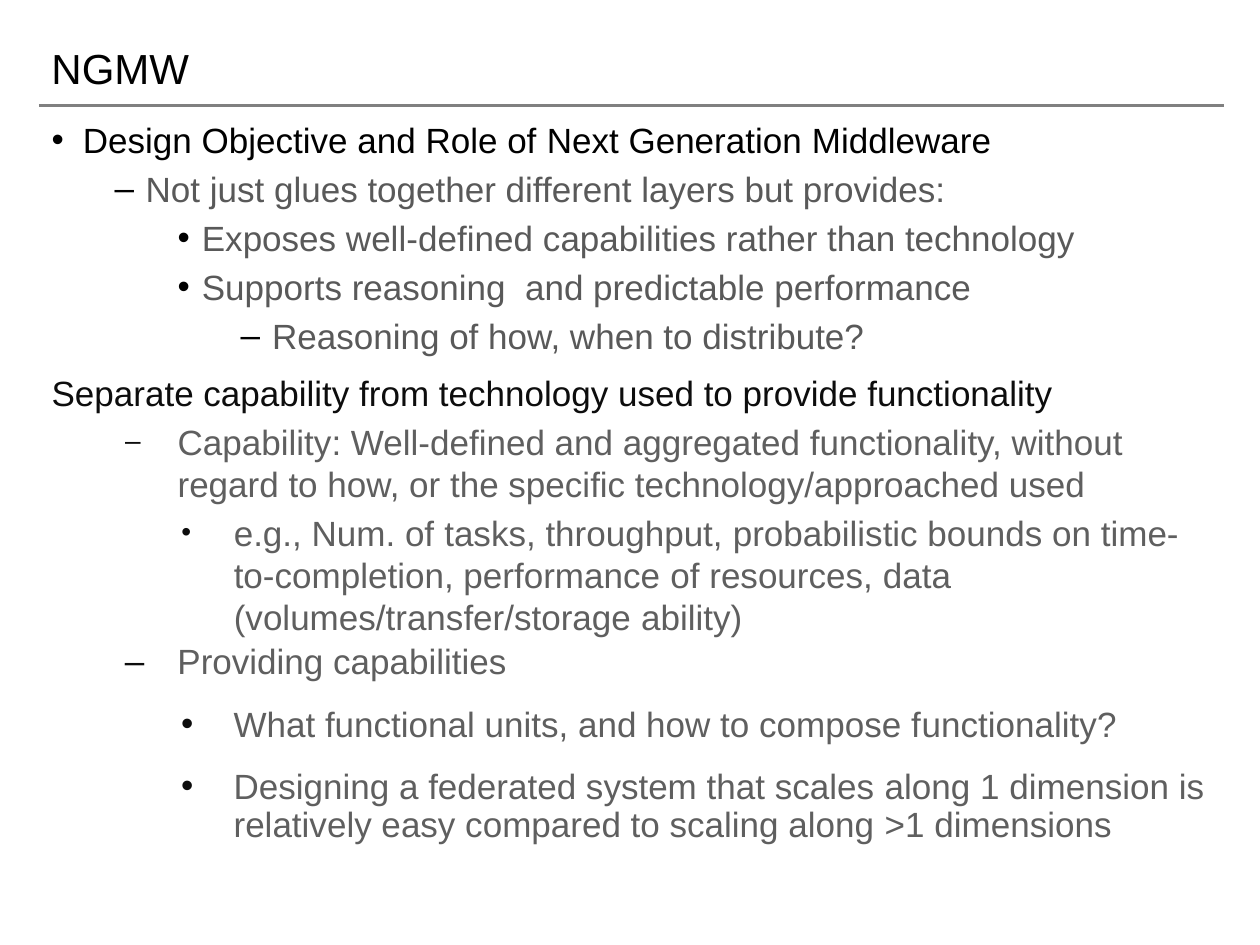
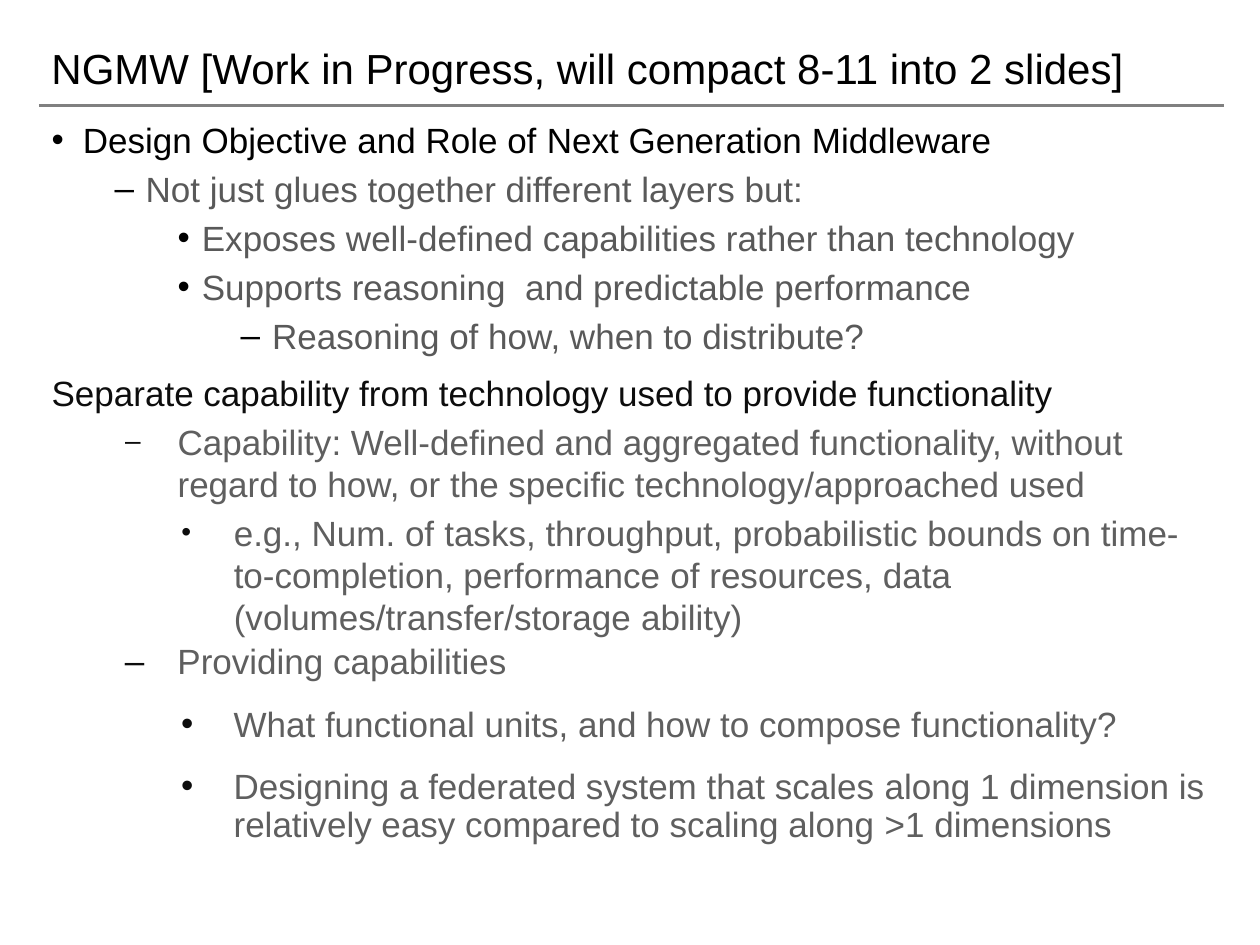
Before and after one commit to saga-project/NGMW, a slide deck: slide 8 of presentations/radical-modsim.pptx. Drawn at 1260x945 pixels with LibreOffice and Linux fonts; fonts in the diff are those of the drawing; background and template pictures are left out. Boxes give left, top, right and bottom in pixels: in the first picture for what was removed or moved away, otherwise in the second. Text is boxed around its words. In the diff, an @@ line names an element or a change of style, - is before the commit and + after.

Commit message:
refinement and  shortening    making space for "putting it all together"

```diff
--- a/presentations/radical-modsim.pptx
+++ b/presentations/radical-modsim.pptx
@@ title at (x1=51, y1=53, x2=1123, y2=93): text changed @@
-NGMW
+NGMW [Work in Progress, will compact 8-11 into 2 slides]
@@ text at (x1=146, y1=176, x2=803, y2=209): text changed @@
-  – Not just glues together different layers but provides:
+  – Not just glues together different layers but:
```
Also in this commit, not shown: 10 other slides changed, 2 slides removed.
